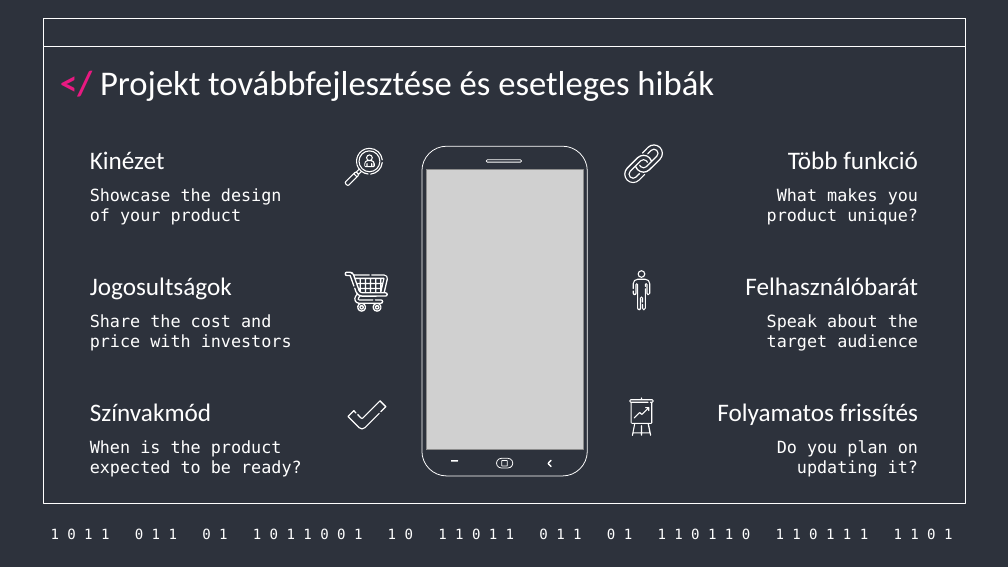
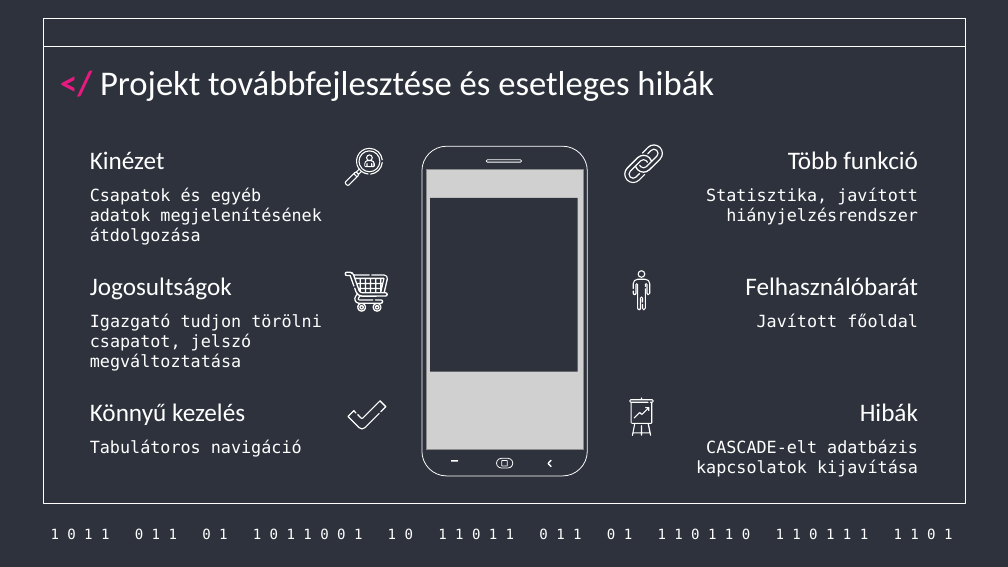
Before and after one commit to Acsilaa/dusza2024-25, a slide deck: slide 21 of Hell yeah ppt.pptx. Drawn at 1008x567 pixels with LibreOffice and Linux fonts; fonts in the diff are those of the drawing; grey boxes stand for pictures. Boxes give left, top, right and bottom in pixels: in the first picture for what was removed or moved away, otherwise in the second. Text is boxed around its words. In the diff, an @@ line names an element or a change of style, - is before the commit and + after.

```diff
--- a/Hell yeah ppt.pptx
+++ b/Hell yeah ppt.pptx
@@ text at box(90, 188, 321, 245): text changed @@
-Showcase the design of your product
+Csapatok és egyéb adatok megjelenítésének átdolgozása
@@ rectangle added at box(430, 198, 578, 372), fill #2D323C @@
@@ text at box(706, 188, 918, 225): text changed @@
-What makes you product unique?
+Statisztika, javított hiányjelzésrendszer
@@ text at box(90, 314, 322, 371): text changed @@
-Share the cost and price with investors
+Igazgató tudjon törölni csapatot, jelszó megváltoztatása
@@ text at box(757, 314, 918, 328): text changed @@
-Speak about the target audience
+Javított főoldal
@@ text at box(90, 403, 245, 425): text changed @@
-Színvakmód
+Könnyű kezelés
@@ text at box(860, 403, 918, 421): text changed @@
-Folyamatos frissítés
+Hibák
@@ text at box(90, 440, 302, 457): text changed @@
-When is the product expected to be ready?
+Tabulátoros navigáció
@@ text at box(696, 440, 918, 477): text changed @@
-Do you plan on updating it?
+CASCADE-elt adatbázis kapcsolatok kijavítása
```
Also in this commit, not shown: 1 other slide changed.
